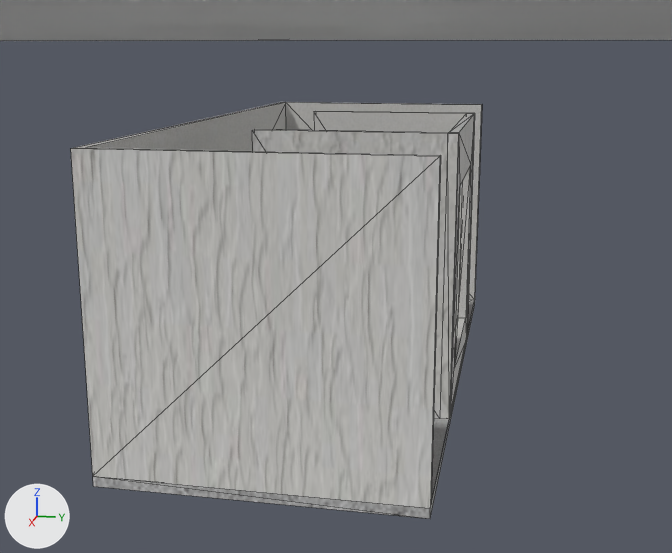
Two versions of the glTF model dist/obj/room.gltf, one commit apart.
Camera for both pictures: a 50 mm lens placed at (10.79, 2.03, 3.82), pointed at (0.29, -0.06, 1.2). Every picture has the same lights, and +X, +Y and +Z are marked at lower left. Mesh edges are drawn as thin lines. Where no turn or scale is listed for an object, it has been applied to the vertices. Vertices at the same position are counted once.

The first picture shows 'C Wall', 'Ceiling', 'Floor', 'Long Wall'.
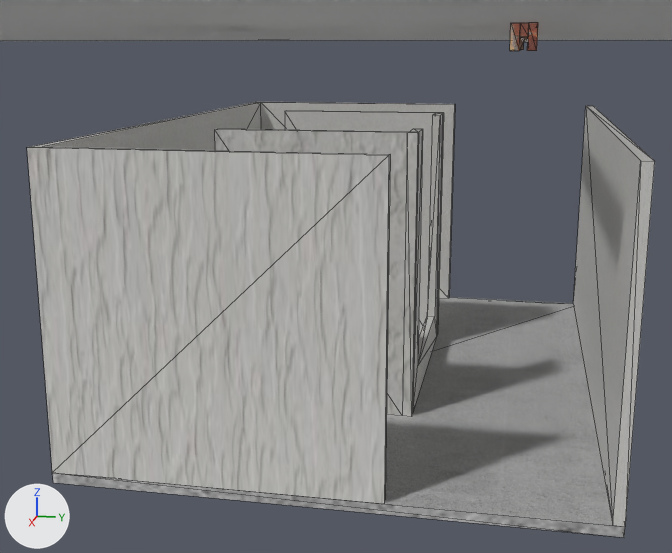
Pixel boxes [x1, y1, x2, y2] of what changed, in the pictures (672 x 553 px):
'Long Wall', moved
    before: [71, 102, 482, 508]
    after: [27, 102, 455, 504]
'Floor', mesh rescaled, moved (50% wider, 9% taller)
    before: [93, 299, 475, 519]
    after: [53, 297, 625, 537]
'C Wall', moved
    before: [252, 111, 475, 419]
    after: [215, 111, 444, 417]
'Far Wall', added
    after: [573, 106, 655, 526]
'Crane', added (brown)
    after: [510, 23, 538, 51]

Patch to the scene script:
```diff
--- a/dist/obj/room.gltf.py
+++ b/dist/obj/room.gltf.py
@@ img_rusted_metal_seamless2 @@
+img_rusted_metal_seamless2 = load_image('Rusted metal seamless2', '_unpacked/Rusted_metal_seamless2', 1224, 1632, 'sRGB')
@@ mat_rusted_metal @@
+mat_rusted_metal = principled_material('Rusted-Metal')
+mat_rusted_metal.texture = img_rusted_metal_seamless2
@@ me_cube_002 @@
 me_cube_002.from_pydata(...)  # 8 vertices, 12 faces; spans x -3.51..3.49, y -1.57..1.53, z -0.05..0.05
 # used by ob_floor; location = (0.01, -0.13, -0.05)
+# me_cube_002 part 1: the whole mesh is scaled about its middle by (1, 1.65, 1), then moved by (0.0, 1.0, 0.0)
 me_cube_002.materials.append(mat_material_001)
@@ me_cube_005 @@
+me_cube_005.from_pydata(...)  # 20 vertices, 36 faces; spans x -0.1..6.9, y -0.15..0.05, z -0.1..0.1
+me_cube_005.materials.append(mat_rusted_metal)  # picture img_rusted_metal_seamless2
@@ me_cube_004 @@
+me_cube_004.from_pydata(...)  # a box spanning x -0.65..6.35, y 0.3..0.4, z -1.1..1.9
+me_cube_004.materials.append(mat_material)  # picture img_wall
@@ ob_c_wall @@
 ob_c_wall = bpy.data.objects.new('C Wall', me_cube)
-ob_c_wall.location = (0.01, 0.77, 1.0)
+ob_c_wall.location = (0.01, 0.37, 1.0)
@@ ob_long_wall @@
 ob_long_wall = bpy.data.objects.new('Long Wall', me_cube_001)
-ob_long_wall.location = (0.01, -1.63, 1.0)
+ob_long_wall.location = (0.01, -2.03, 1.0)
@@ ob_floor @@
 ob_floor = bpy.data.objects.new('Floor', me_cube_002)
-ob_floor.location = (0.01, -0.13, -0.05)
+ob_floor.location = (0.01, -0.53, -0.05)
@@ ob_crane @@
+ob_crane = bpy.data.objects.new('Crane', me_cube_005)
+ob_crane.location = (-3.4, 2.05, 3.9)
@@ ob_far_wall @@
+ob_far_wall = bpy.data.objects.new('Far Wall', me_cube_004)
+ob_far_wall.location = (-2.85, 2.6, 1.1)
```
